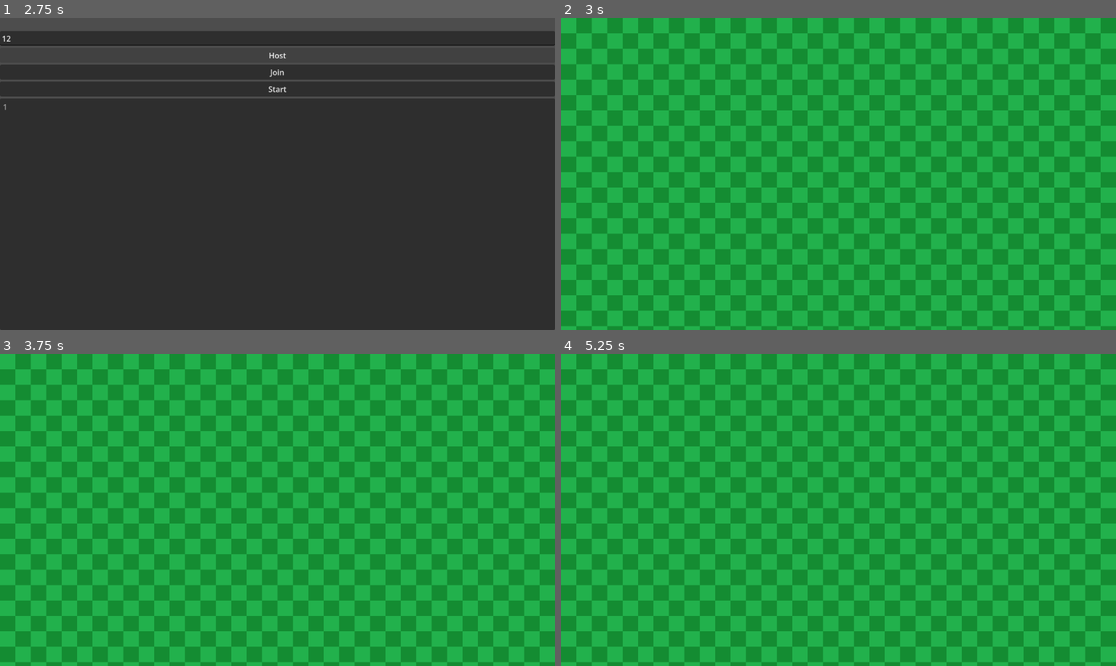
Above: before the commit, frames 1-4 (two rows, left to right).
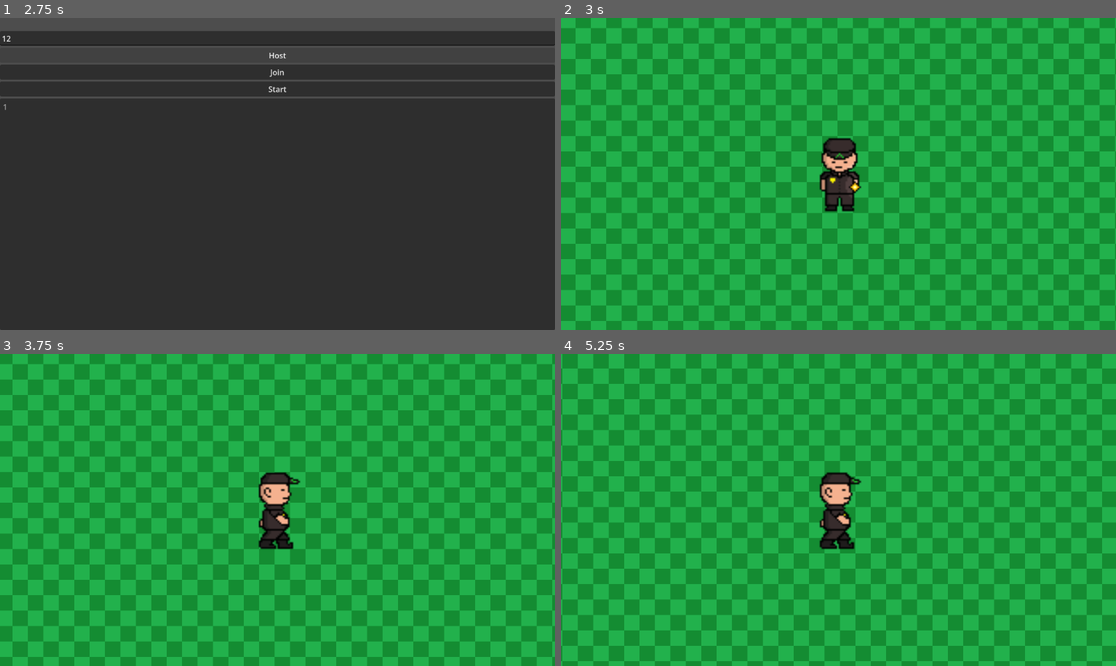
Above: after the commit, the same moments.

Repository: Ryu-Ong/prop
Game: Godot game, scene res://asset/Main_menu.tscn
Two runs of this game, one before a commit and one after it. Both use one fixed random seed, a clock stepped at 60 frames per second and the inputs below.
Inputs (mouse positions are in pixels of both pictures, inside the frame that each line leads up to):
- Up to frame 1 (2.75 s): click "Start game" at 0.5 s; click (277, 39) at 1.27 s; type "12" at 1.35 s; click "Host" at 2 s
- Up to frame 2 (3 s): click "Start" at 2.75 s
- Up to frame 3 (3.75 s): hold Right (hunter_right) from 3.53 s (still down)
- Up to frame 4 (5.25 s): release Right (hunter_right) at 4.28 s; hold Down (hunter_down) 4.28-5.03 s; hold Right (hunter_right) from 5.03 s (still down)

Frame 1 is identical in both runs. In frame 2, 34% of the frame differs, in the area x 0-100%, y 0-100%; in frame 3, 59%; in frame 4, 84%.
Error before the commit: Cannot call method 'instantiate' on a null value. (res://node_2d.gd:35)

Commit message:
Update player.tscn

Diff:
--- a/player.tscn
+++ b/player.tscn
@@ -88,7 +88,6 @@
 region = Rect2(0, 64, 64, 64)
 
 [sub_resource type="SpriteFrames" id="SpriteFrames_dx0e4"]
-resource_name = "Sec "
 animations = [{
 "frames": [{
 "duration": 1.0,
@@ -180,13 +179,6 @@
 
 [node name="Camera2D" type="Camera2D" parent="." unique_id=1203866963]
 
-[node name="AnimatedSprite2D" type="AnimatedSprite2D" parent="." unique_id=450503504]
-position = Vector2(1, -1.0000076)
-scale = Vector2(3.5781248, 3.5781248)
-sprite_frames = SubResource("SpriteFrames_1jxqw")
-animation = &"Security Idle Down"
-frame_progress = 0.9006487
-
 [node name="MultiplayerSynchronizer" type="MultiplayerSynchronizer" parent="." unique_id=630619689]
 replication_config = SubResource("SceneReplicationConfig_i3pqv")
 
@@ -195,4 +187,3 @@
 scale = Vector2(3.5507815, 3.4414063)
 sprite_frames = SubResource("SpriteFrames_dx0e4")
 animation = &"Sec Idle Down"
-frame_progress = 0.17058535
